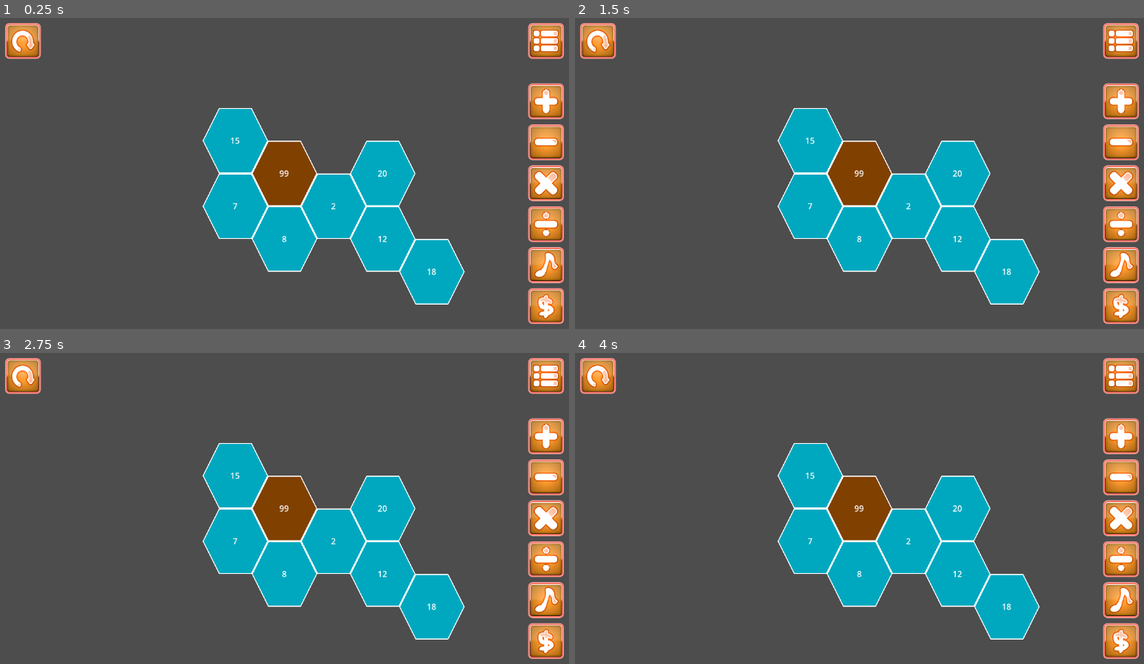
Above: before the commit, frames 1-4 (two rows, left to right).
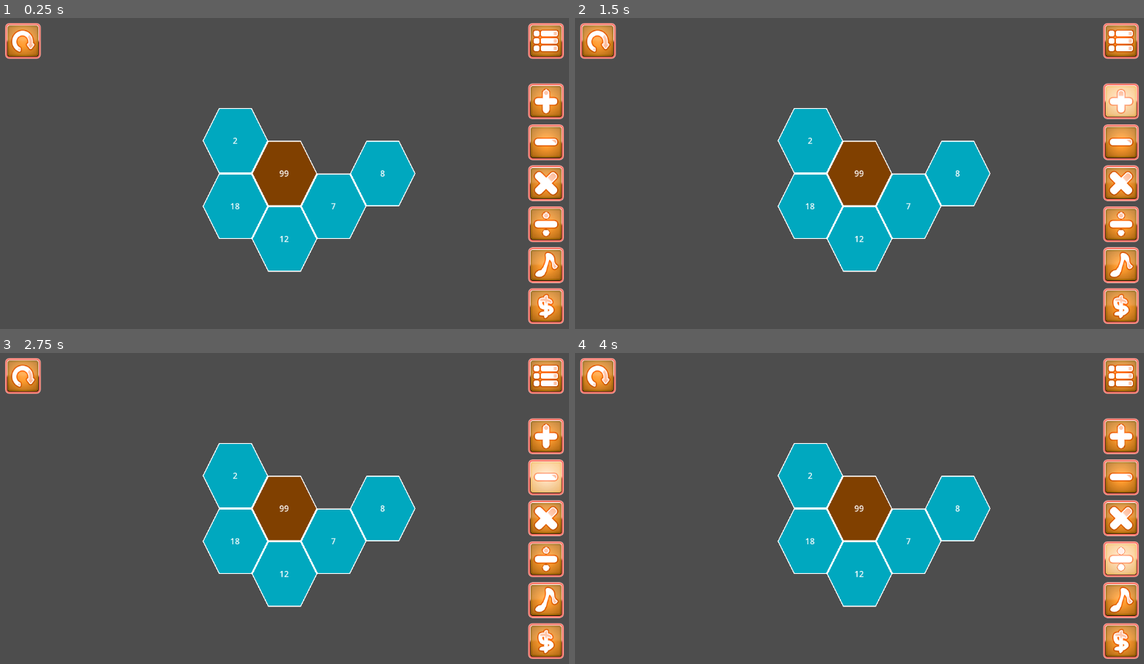
Above: after the commit, the same moments.

Repository: Wholffe/HexaMath
Game: Godot game, scene res://levels/test_level.tscn
The game is run twice, just before and just after one commit, with the same random seed, the same clock (stepped at 60 frames per second) and the same inputs.
Inputs (mouse positions are in pixels of both pictures, inside the frame that each line leads up to):
- Up to frame 1 (0.25 s): no input
- Up to frame 2 (1.5 s): click (1121, 101) at 0.52 s; click (1121, 101) at 1.27 s
- Up to frame 3 (2.75 s): click (546, 477) at 2.02 s
- Up to frame 4 (4 s): click (1121, 517) at 2.77 s; click (1121, 558) at 3.52 s

The runs differ from the first frame. In frame 1, 3.8% of the frame differs, in the area x 40-82%, y 38-93%; in frame 2, 4.2%; in frame 3, 4.2%, in the area x 40-99%, y 34-93%; in frame 4, 4.2%.

Commit message:
make ui simpler

Diff:
--- a/hexa-math/grid_elements/player.tscn
+++ b/hexa-math/grid_elements/player.tscn
@@ -1,8 +1,7 @@
-[gd_scene load_steps=4 format=3 uid="uid://s4xogb4x557x"]
+[gd_scene load_steps=3 format=3 uid="uid://s4xogb4x557x"]
 
 [ext_resource type="Texture2D" uid="uid://dfpaskx1lkil7" path="res://assets/Terrain - Solid Flat - 2px Outline (White ) - 128x128.png" id="1_42lcx"]
 [ext_resource type="Script" path="res://scripts/player.gd" id="1_cerf0"]
-[ext_resource type="PackedScene" uid="uid://0wcraqo1j4bx" path="res://ui/ui.tscn" id="3_utvq5"]
 
 [node name="Player" type="Area2D"]
 script = ExtResource("1_cerf0")
@@ -31,5 +30,3 @@
 [node name="Camera2D" type="Camera2D" parent="."]
 position_smoothing_enabled = true
 position_smoothing_speed = 50.0
-
-[node name="User Interface" parent="." instance=ExtResource("3_utvq5")]
--- a/hexa-math/levels/test_level.tscn
+++ b/hexa-math/levels/test_level.tscn
@@ -1,8 +1,9 @@
-[gd_scene load_steps=8 format=3 uid="uid://6jfah6v0vki1"]
+[gd_scene load_steps=9 format=3 uid="uid://6jfah6v0vki1"]
 
 [ext_resource type="PackedScene" uid="uid://c20wuk2lmfbrw" path="res://grid_elements/hexagon.tscn" id="1_xurn8"]
 [ext_resource type="Script" path="res://scripts/tile_set_parser.gd" id="2_oxxan"]
 [ext_resource type="PackedScene" uid="uid://s4xogb4x557x" path="res://grid_elements/player.tscn" id="3_hsnqf"]
+[ext_resource type="PackedScene" uid="uid://0wcraqo1j4bx" path="res://ui/ui.tscn" id="4_ns2wa"]
 
 [sub_resource type="TileSetScenesCollectionSource" id="TileSetScenesCollectionSource_ktq5c"]
 scenes/1/scene = ExtResource("1_xurn8")
@@ -36,8 +37,20 @@
 tile_map_data = PackedByteArray(0, 0, 1, 0, 0, 0, 0, 0, 0, 0, 0, 0, 1, 0)
 tile_set = SubResource("TileSet_0okkb")
 
-[node name="HexagonNode2D" parent="TileMapLayers" instance=ExtResource("1_xurn8")]
-position = Vector2(448, 320)
+[node name="UI" parent="." instance=ExtResource("4_ns2wa")]
 
-[node name="HexagonNode2D2" parent="TileMapLayers" instance=ExtResource("1_xurn8")]
-position = Vector2(352, 256)
+[connection signal="input_event" from="TileMapLayers/NonPlayerLayer/HexagonNode2D" to="TileMapLayers/NonPlayerLayer/HexagonNode2D" method="_on_input_event"]
+[connection signal="mouse_entered" from="TileMapLayers/NonPlayerLayer/HexagonNode2D" to="TileMapLayers/NonPlayerLayer/HexagonNode2D" method="_on_mouse_entered"]
+[connection signal="mouse_exited" from="TileMapLayers/NonPlayerLayer/HexagonNode2D" to="TileMapLayers/NonPlayerLayer/HexagonNode2D" method="_on_mouse_exited"]
+[connection signal="input_event" from="TileMapLayers/NonPlayerLayer/@Area2D@66562" to="TileMapLayers/NonPlayerLayer/@Area2D@66562" method="_on_input_event"]
+[connection signal="mouse_entered" from="TileMapLayers/NonPlayerLayer/@Area2D@66562" to="TileMapLayers/NonPlayerLayer/@Area2D@66562" method="_on_mouse_entered"]
+[connection signal="mouse_exited" from="TileMapLayers/NonPlayerLayer/@Area2D@66562" to="TileMapLayers/NonPlayerLayer/@Area2D@66562" method="_on_mouse_exited"]
+[connection signal="input_event" from="TileMapLayers/NonPlayerLayer/@Area2D@66563" to="TileMapLayers/NonPlayerLayer/@Area2D@66563" method="_on_input_event"]
+[connection signal="mouse_entered" from="TileMapLayers/NonPlayerLayer/@Area2D@66563" to="TileMapLayers/NonPlayerLayer/@Area2D@66563" method="_on_mouse_entered"]
+[connection signal="mouse_exited" from="TileMapLayers/NonPlayerLayer/@Area2D@66563" to="TileMapLayers/NonPlayerLayer/@Area2D@66563" method="_on_mouse_exited"]
+[connection signal="input_event" from="TileMapLayers/NonPlayerLayer/@Area2D@66564" to="TileMapLayers/NonPlayerLayer/@Area2D@66564" method="_on_input_event"]
+[connection signal="mouse_entered" from="TileMapLayers/NonPlayerLayer/@Area2D@66564" to="TileMapLayers/NonPlayerLayer/@Area2D@66564" method="_on_mouse_entered"]
+[connection signal="mouse_exited" from="TileMapLayers/NonPlayerLayer/@Area2D@66564" to="TileMapLayers/NonPlayerLayer/@Area2D@66564" method="_on_mouse_exited"]
+[connection signal="input_event" from="TileMapLayers/NonPlayerLayer/@Area2D@66565" to="TileMapLayers/NonPlayerLayer/@Area2D@66565" method="_on_input_event"]
+[connection signal="mouse_entered" from="TileMapLayers/NonPlayerLayer/@Area2D@66565" to="TileMapLayers/NonPlayerLayer/@Area2D@66565" method="_on_mouse_entered"]
+[connection signal="mouse_exited" from="TileMapLayers/NonPlayerLayer/@Area2D@66565" to="TileMapLayers/NonPlayerLayer/@Area2D@66565" method="_on_mouse_exited"]
--- a/hexa-math/ui/ui.tscn
+++ b/hexa-math/ui/ui.tscn
@@ -27,27 +27,30 @@
 
 [node name="UI" type="CanvasLayer"]
 
-[node name="Control" type="Control" parent="."]
+[node name="UIRight" type="Control" parent="."]
 layout_mode = 3
-anchors_preset = 15
+anchors_preset = 11
+anchor_left = 1.0
 anchor_right = 1.0
 anchor_bottom = 1.0
-grow_horizontal = 2
+grow_horizontal = 0
 grow_vertical = 2
 
-[node name="MarginContainer" type="MarginContainer" parent="Control"]
+[node name="MarginContainer" type="MarginContainer" parent="UIRight"]
 layout_mode = 1
-anchors_preset = 15
+anchors_preset = 11
+anchor_left = 1.0
 anchor_right = 1.0
 anchor_bottom = 1.0
-grow_horizontal = 2
+offset_left = -170.0
+grow_horizontal = 0
 grow_vertical = 2
-theme_override_constants/margin_left = 30
+theme_override_constants/margin_left = 0
 theme_override_constants/margin_top = 30
 theme_override_constants/margin_right = 30
 theme_override_constants/margin_bottom = 30
 
-[node name="Operators" type="VBoxContainer" parent="Control/MarginContainer"]
+[node name="Operators" type="VBoxContainer" parent="UIRight/MarginContainer"]
 y_sort_enabled = true
 layout_mode = 2
 size_flags_horizontal = 8
@@ -56,114 +59,77 @@
 mouse_default_cursor_shape = 2
 theme_override_constants/separation = 10
 
-[node name="VBoxContainer" type="VBoxContainer" parent="Control/MarginContainer/Operators"]
-layout_mode = 2
-
-[node name="HBoxContainer" type="HBoxContainer" parent="Control/MarginContainer/Operators/VBoxContainer"]
-layout_mode = 2
-size_flags_stretch_ratio = 3.79
-
-[node name="TextureButton" type="TextureButton" parent="Control/MarginContainer/Operators/VBoxContainer/HBoxContainer"]
+[node name="PlusButton" type="TextureButton" parent="UIRight/MarginContainer/Operators"]
 layout_mode = 2
 texture_normal = ExtResource("1_3uveh")
 texture_hover = ExtResource("1_bno7r")
 texture_disabled = ExtResource("3_bd76g")
 
-[node name="VBoxContainer2" type="VBoxContainer" parent="Control/MarginContainer/Operators"]
-layout_mode = 2
-
-[node name="HBoxContainer" type="HBoxContainer" parent="Control/MarginContainer/Operators/VBoxContainer2"]
-layout_mode = 2
-
-[node name="TextureButton" type="TextureButton" parent="Control/MarginContainer/Operators/VBoxContainer2/HBoxContainer"]
+[node name="MinusButton" type="TextureButton" parent="UIRight/MarginContainer/Operators"]
 layout_mode = 2
 texture_normal = ExtResource("4_6egga")
 texture_hover = ExtResource("2_lmt13")
 texture_disabled = ExtResource("6_o5opn")
 
-[node name="VBoxContainer3" type="VBoxContainer" parent="Control/MarginContainer/Operators"]
-layout_mode = 2
-
-[node name="HBoxContainer" type="HBoxContainer" parent="Control/MarginContainer/Operators/VBoxContainer3"]
-layout_mode = 2
-
-[node name="TextureButton" type="TextureButton" parent="Control/MarginContainer/Operators/VBoxContainer3/HBoxContainer"]
+[node name="MultiplyButton" type="TextureButton" parent="UIRight/MarginContainer/Operators"]
 layout_mode = 2
 texture_normal = ExtResource("7_n4qm4")
 texture_hover = ExtResource("3_y554g")
 texture_disabled = ExtResource("9_4udy1")
 
-[node name="VBoxContainer4" type="VBoxContainer" parent="Control/MarginContainer/Operators"]
-layout_mode = 2
-
-[node name="HBoxContainer" type="HBoxContainer" parent="Control/MarginContainer/Operators/VBoxContainer4"]
-layout_mode = 2
-
-[node name="TextureButton" type="TextureButton" parent="Control/MarginContainer/Operators/VBoxContainer4/HBoxContainer"]
+[node name="DivideButton" type="TextureButton" parent="UIRight/MarginContainer/Operators"]
 layout_mode = 2
 texture_normal = ExtResource("10_awmo3")
 texture_hover = ExtResource("11_v0xfo")
 texture_disabled = ExtResource("12_0epji")
 
-[node name="VBoxContainer5" type="VBoxContainer" parent="Control/MarginContainer/Operators"]
-layout_mode = 2
-
-[node name="HBoxContainer" type="HBoxContainer" parent="Control/MarginContainer/Operators/VBoxContainer5"]
-layout_mode = 2
-
-[node name="TextureButton" type="TextureButton" parent="Control/MarginContainer/Operators/VBoxContainer5/HBoxContainer"]
+[node name="CombineButton" type="TextureButton" parent="UIRight/MarginContainer/Operators"]
 layout_mode = 2
 texture_normal = ExtResource("13_byqwr")
 texture_hover = ExtResource("5_pgbj4")
 texture_disabled = ExtResource("15_cqruk")
 
-[node name="VBoxContainer6" type="VBoxContainer" parent="Control/MarginContainer/Operators"]
-layout_mode = 2
-
-[node name="HBoxContainer" type="HBoxContainer" parent="Control/MarginContainer/Operators/VBoxContainer6"]
-layout_mode = 2
-
-[node name="TextureButton" type="TextureButton" parent="Control/MarginContainer/Operators/VBoxContainer6/HBoxContainer"]
+[node name="WhatIsThisButton" type="TextureButton" parent="UIRight/MarginContainer/Operators"]
 layout_mode = 2
 texture_normal = ExtResource("16_4cf0l")
 texture_hover = ExtResource("6_nn501")
 texture_disabled = ExtResource("18_1rxe6")
 
-[node name="Menu" type="VBoxContainer" parent="Control/MarginContainer"]
+[node name="Menu" type="VBoxContainer" parent="UIRight/MarginContainer"]
 layout_mode = 2
 size_flags_horizontal = 8
 size_flags_vertical = 0
 
-[node name="HBoxContainer" type="HBoxContainer" parent="Control/MarginContainer/Menu"]
-layout_mode = 2
-
-[node name="VBoxContainer" type="VBoxContainer" parent="Control/MarginContainer/Menu/HBoxContainer"]
-layout_mode = 2
-size_flags_horizontal = 8
-size_flags_vertical = 0
-
-[node name="TextureButton" type="TextureButton" parent="Control/MarginContainer/Menu/HBoxContainer/VBoxContainer"]
+[node name="MenuButton" type="TextureButton" parent="UIRight/MarginContainer/Menu"]
 layout_mode = 2
 size_flags_stretch_ratio = 0.0
 texture_normal = ExtResource("19_i4wxw")
 texture_hover = ExtResource("20_p3bwf")
 texture_disabled = ExtResource("21_etldk")
 
-[node name="Reset" type="HBoxContainer" parent="Control/MarginContainer"]
+[node name="UILeft" type="Control" parent="."]
+layout_mode = 3
+anchors_preset = 9
+anchor_bottom = 1.0
+grow_vertical = 2
+
+[node name="MarginContainer" type="MarginContainer" parent="UILeft"]
+layout_mode = 0
+offset_right = 40.0
+offset_bottom = 40.0
+theme_override_constants/margin_left = 30
+theme_override_constants/margin_top = 30
+theme_override_constants/margin_bottom = 30
+
+[node name="Reset" type="VBoxContainer" parent="UILeft/MarginContainer"]
 layout_mode = 2
 size_flags_horizontal = 0
 size_flags_vertical = 0
 
-[node name="VBoxContainer" type="VBoxContainer" parent="Control/MarginContainer/Reset"]
-layout_mode = 2
-
-[node name="TextureButton" type="TextureButton" parent="Control/MarginContainer/Reset/VBoxContainer"]
+[node name="ResetButton" type="TextureButton" parent="UILeft/MarginContainer/Reset"]
 layout_mode = 2
 size_flags_horizontal = 4
 size_flags_vertical = 4
 texture_normal = ExtResource("22_mujfp")
 texture_hover = ExtResource("23_uwgyr")
 texture_disabled = ExtResource("24_cesil")
-
-[node name="VBoxContainer" type="VBoxContainer" parent="Control/MarginContainer"]
-layout_mode = 2
